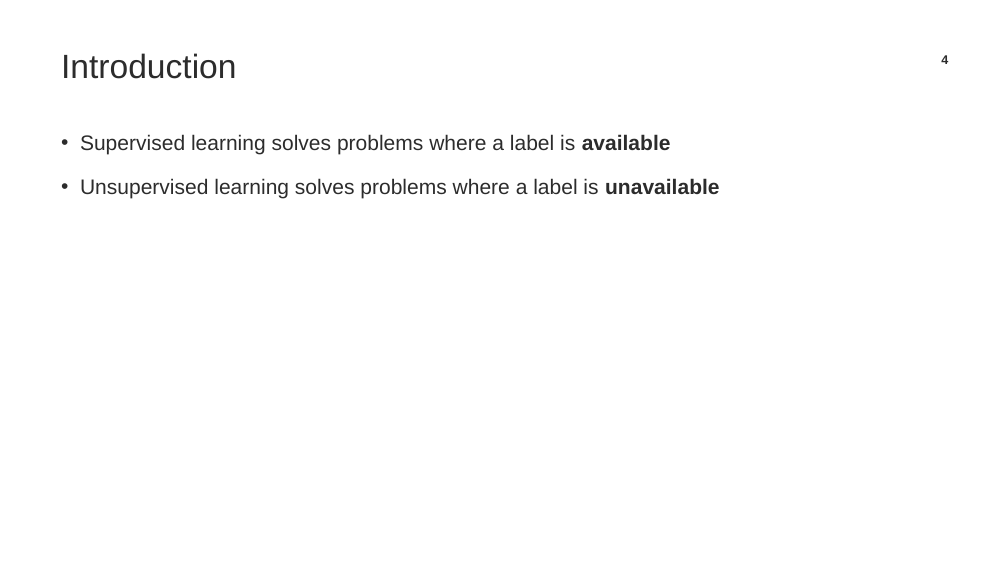
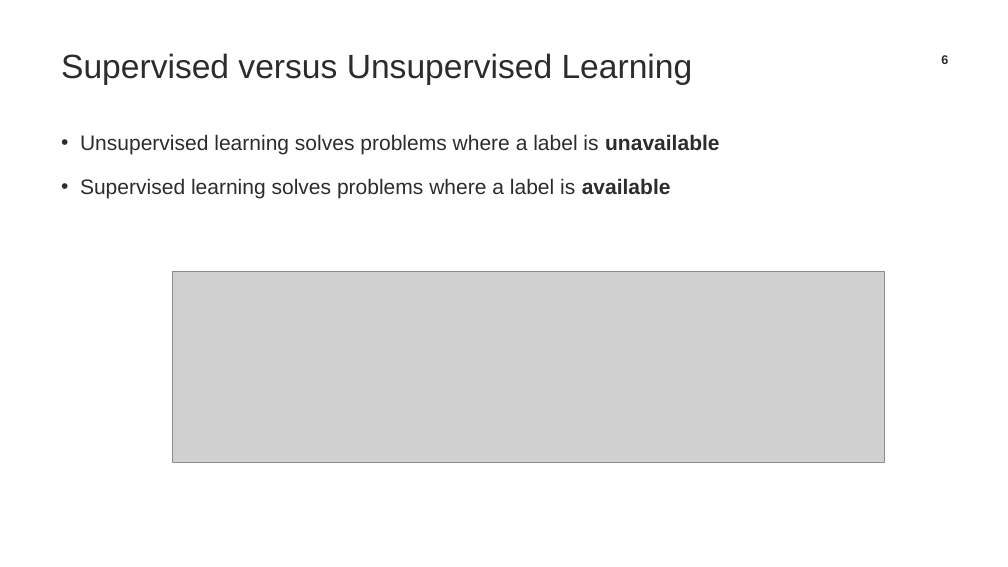
Before and after one commit to TrainingByPackt/Applied-Unsupervised-Learning-with-Python, a slide deck: slide 6 of CH1/Chapter1_PPT.pptx (slide 4 before the commit). Drawn at 1008x567 pixels with LibreOffice and Linux fonts; fonts in the diff are those of the drawing; grey boxes stand for pictures; background and template pictures are left out. Boxes give left, top, right and bottom in pixels: in the first picture for what was removed or moved away, otherwise in the second. Text is boxed around its words. In the diff, an @@ line names an element or a change of style, - is before the commit and + after.

```diff
--- a/CH1/Chapter1_PPT.pptx
+++ b/CH1/Chapter1_PPT.pptx
@@ title at (61, 53, 693, 85): text changed @@
-Introduction
+Supervised versus Unsupervised Learning
@@ page number at (941, 55, 948, 64): text changed @@
-4
+6
@@ text at (80, 134, 719, 155): paragraph added @@
+• Unsupervised learning solves problems where a label is unavailable
@@ text at (80, 178, 719, 199): paragraph removed @@
-• Unsupervised learning solves problems where a label is unavailable
@@ picture added at (172, 271, 885, 462) @@
```
Also in this commit, not shown: 10 other slides changed, 22 slides added, 45 slides removed, 1 other file.
